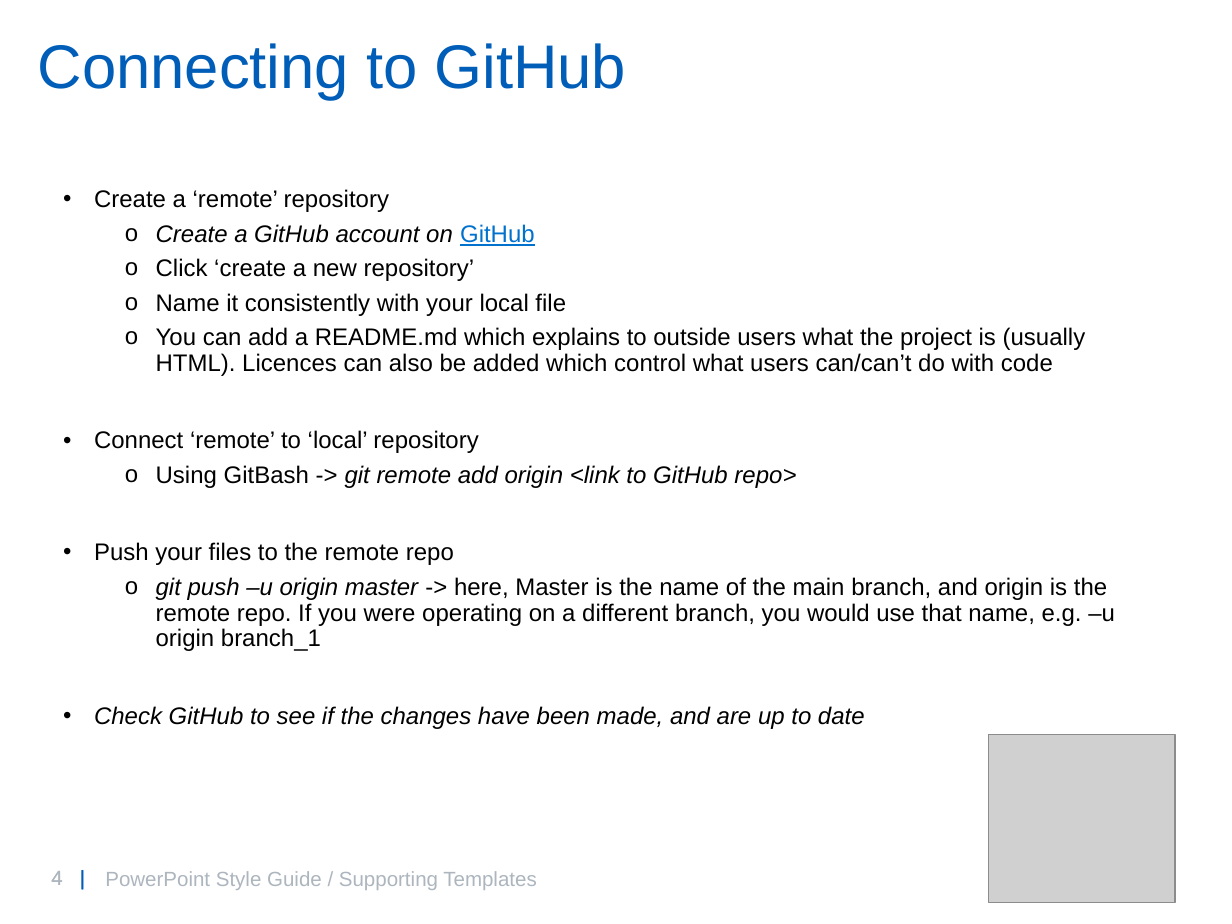
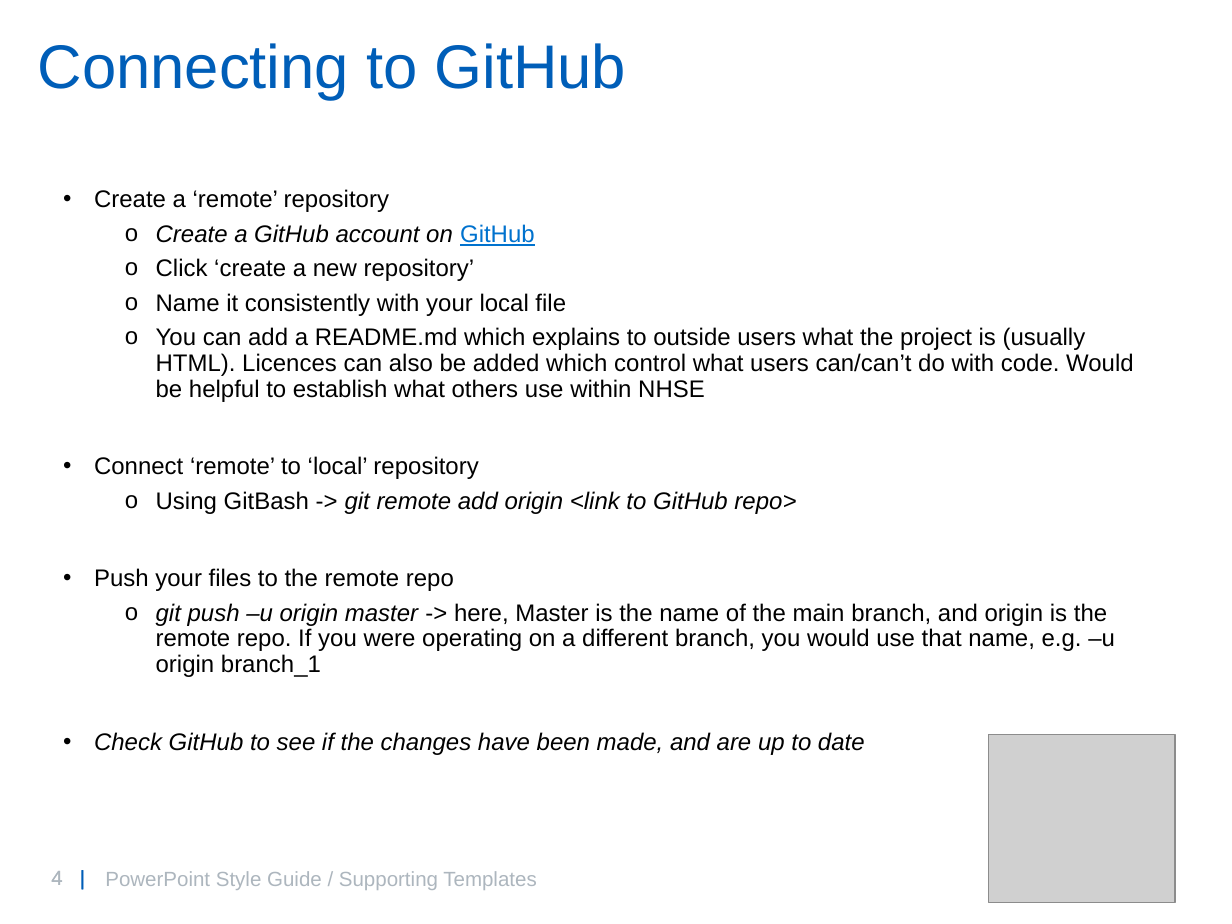
Before and after one commit to willbrooks2/Git_Introduction, a slide deck: slide 4 of GitIntro.pptx. Drawn at 1232x924 pixels with LibreOffice and Linux fonts; fonts in the diff are those of the drawing; grey boxes stand for pictures; background and template pictures are left out. Boxes give left, top, right and bottom in pixels: in the first picture for what was removed or moved away, otherwise in the second. Text is boxed around its words. In the diff, an @@ line names an element or a change of style, - is before the commit and + after.

```diff
--- a/GitIntro.pptx
+++ b/GitIntro.pptx
@@ text at [156,327,1134,402]: text changed @@
-  o You can add a README.md which explains to outside users what the project is (usually HTML). Licences can also be added which control what users can/can’t do with code
+  o You can add a README.md which explains to outside users what the project is (usually HTML). Licences can also be added which control what users can/can’t do with code. Would be helpful to establish what others use within NHSE
```
Also in this commit, not shown: 1 other slide changed, 5 slides added.
